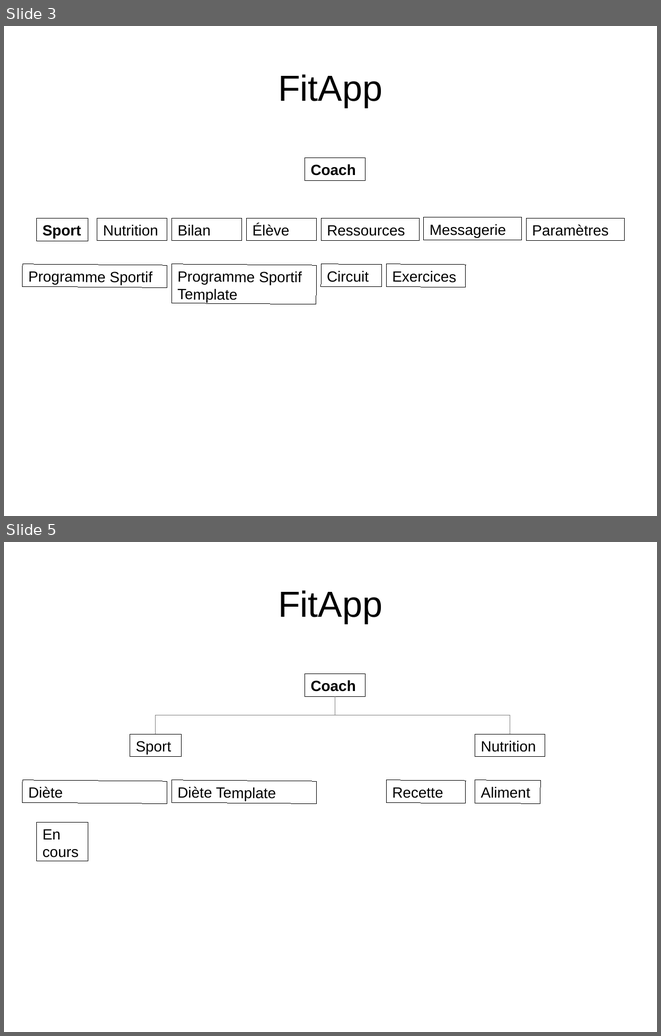
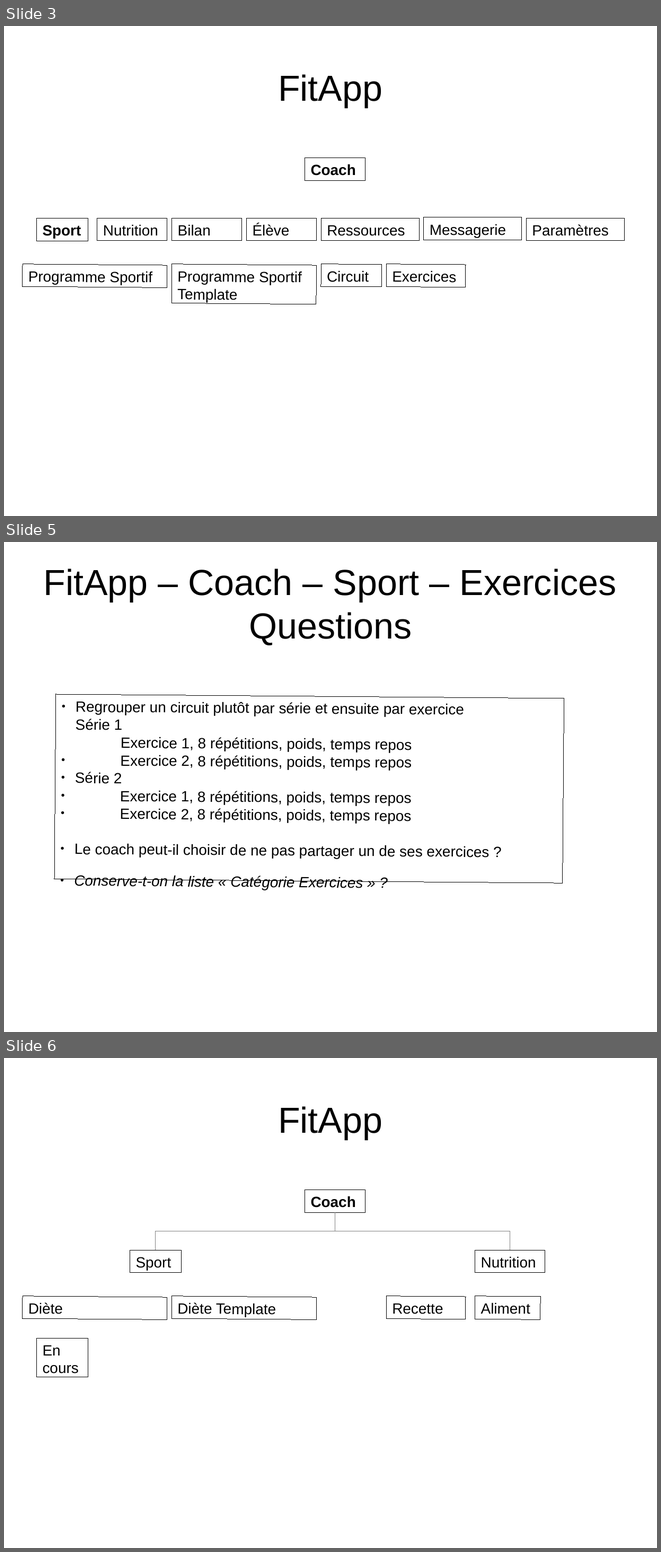
Before and after one commit to NicolasGavard/WebVysionSportV2, a slide deck: Documentations/FitApp.odp. Shown one above the other, each under a label of ours: slides 3 and 5 before the commit, slides 3, 5 and 6 after it; the slides between them are not shown. The pictures are 661x1036 and 661x1552 pixels, drawn with LibreOffice and Linux fonts; fonts in the diff are those of the drawing. Boxes give left, top, right and bottom in pixels: in the first picture for what was removed or moved away, otherwise in the second. Text is boxed around its words. In the diff, an @@ line names an element or a change of style, - is before the commit and + after.

```diff
--- a/Documentations/FitApp.odp
+++ b/Documentations/FitApp.odp
@@ slide 5 added at (4, 542, 657, 1032), background #FFFFFF @@
@@ title added at (44, 568, 617, 645), 44 pt, text #000000 @@
+FitApp – Coach – Sport – Exercices
+Questions
@@ rectangle added at (54, 694, 564, 883), outline #000000 0 pt, 18 pt, text #000000 @@
+● Regrouper un circuit plutôt par série et ensuite par exercice
+  Série 1
+  Exercice 1, 8 répétitions, poids, temps repos
+● Exercice 2, 8 répétitions, poids, temps repos
+● Série 2
+● Exercice 1, 8 répétitions, poids, temps repos
+● Exercice 2, 8 répétitions, poids, temps repos
+● Le coach peut-il choisir de ne pas partager un de ses exercices ?
+● Conserve-t-on la liste « Catégorie Exercices » ?
@@ what was slide 5 is now slide 6 @@
```
Also in this commit, not shown: 2 slides changed.
